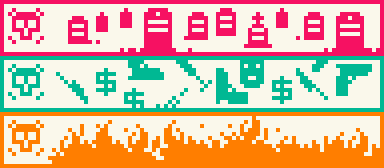
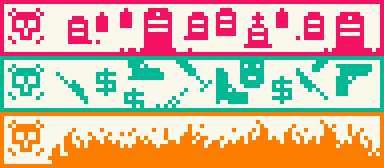
Comparing the layer stacks of the two w=384, h=168 images. Changes:
added layer "Layer 19" above "Layer 16 copy 8" over [100, 124, 316, 156]
painted on "Layer 16 copy 8" over [156, 120, 276, 156]
painted on "Layer 16 copy 7" over [92, 140, 340, 160]
painted on "Layer 16 copy 6" over [120, 124, 316, 160]
painted on "Layer 16 copy 4" over [192, 136, 240, 148]
painted on "Layer 17" over [52, 120, 380, 160]
painted on "Layer 16 copy 3" over [152, 116, 288, 160]
painted on "Layer 16 copy 2" over [120, 144, 312, 160]
painted on "Layer 16 copy" over [56, 128, 376, 160]
painted on "Layer 16" over [52, 124, 380, 160]
added layer "Layer 18" over [52, 116, 380, 160]
